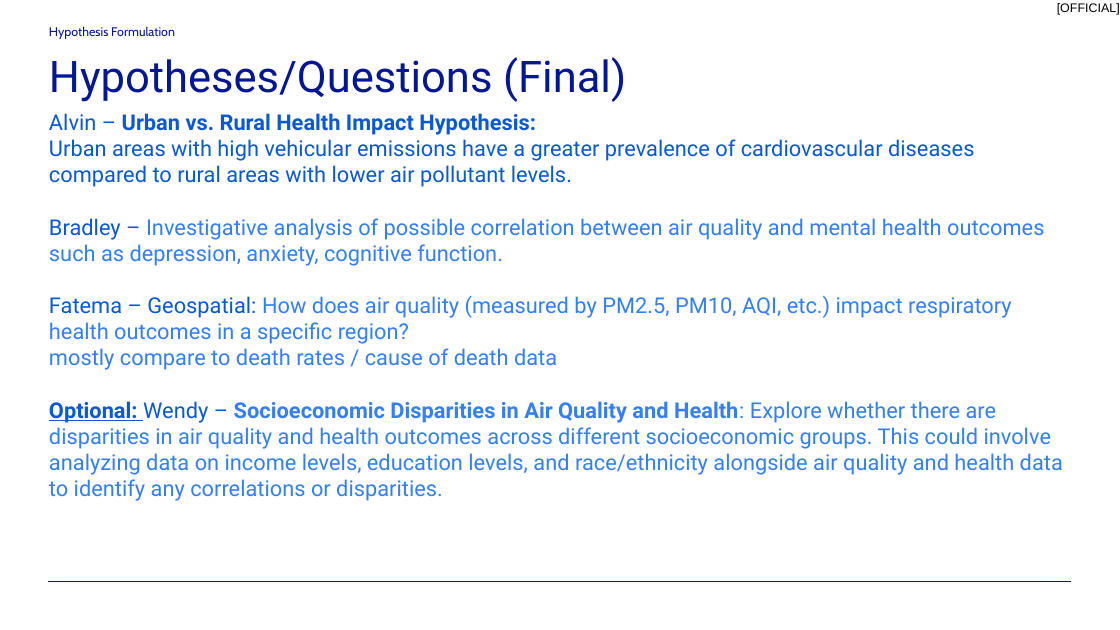
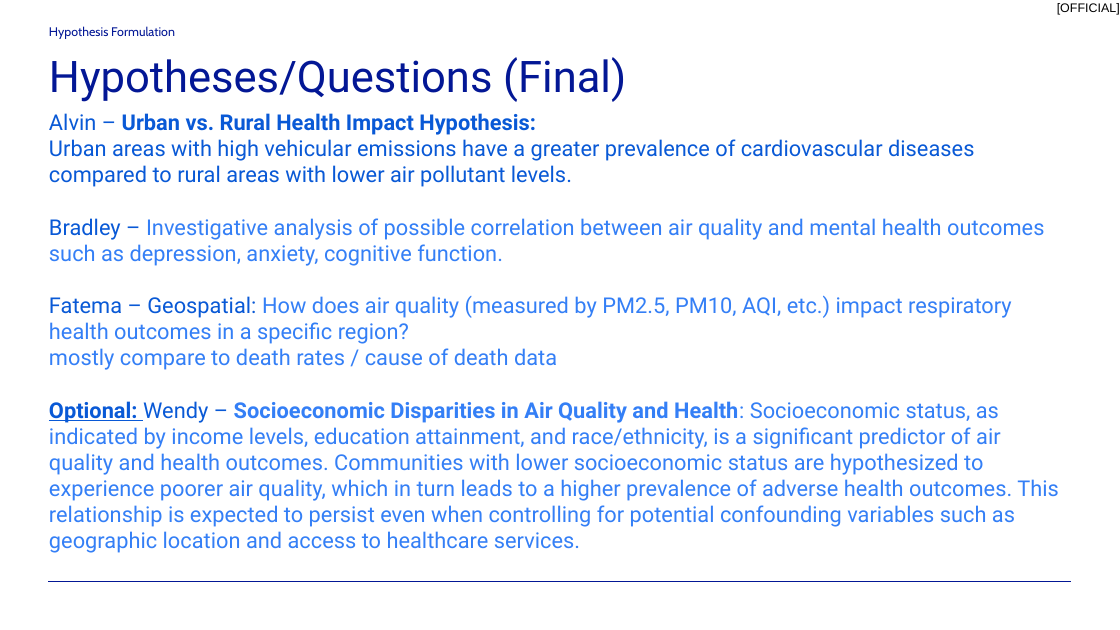
Before and after one commit to Whereiswendy/PolutionEffects-APIStudy, a slide deck: slide 1 of Project_Plan/Hypotheses.pptx. Drawn at 1120x630 pixels with LibreOffice and Linux fonts; fonts in the diff are those of the drawing. Boxes give left, top, right and bottom in pixels: in the first picture for what was removed or moved away, otherwise in the second. Text is boxed around its words. In the diff, an @@ line names an element or a change of style, - is before the commit and + after.

```diff
--- a/Project_Plan/Hypotheses.pptx
+++ b/Project_Plan/Hypotheses.pptx
@@ text at [49,401,1059,553]: text changed @@
-Optional: Wendy – Socioeconomic Disparities in Air Quality and Health: Explore whether there are disparities in air quality and health outcomes across different socioeconomic groups. This could involve analyzing data on income levels, education levels, and race/ethnicity alongside air quality and health data to identify any correlations or disparities.
+Optional: Wendy – Socioeconomic Disparities in Air Quality and Health: Socioeconomic status, as indicated by income levels, education attainment, and race/ethnicity, is a significant predictor of air quality and health outcomes. Communities with lower socioeconomic status are hypothesized to experience poorer air quality, which in turn leads to a higher prevalence of adverse health outcomes. This relationship is expected to persist even when controlling for potential confounding variables such as geographic location and access to healthcare services.
```
Also in this commit, not shown: 5 other files.
